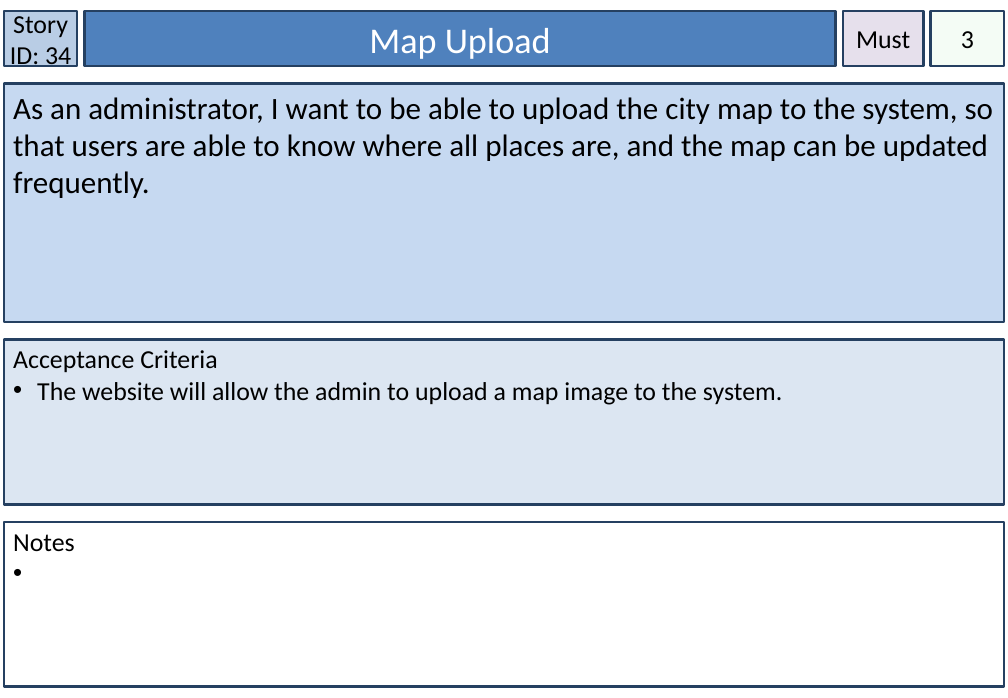
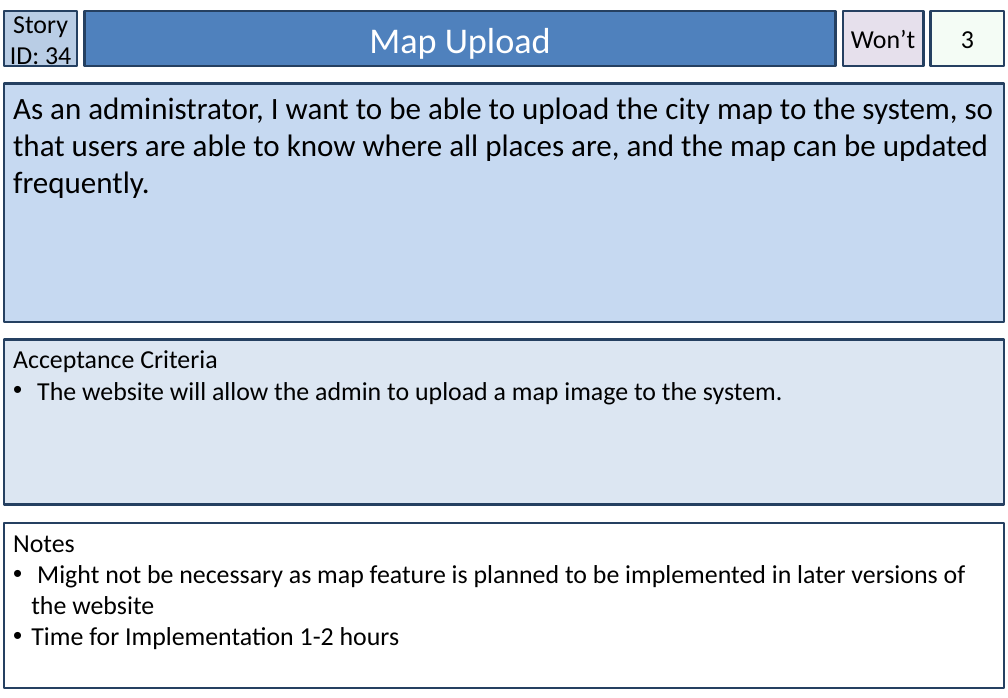
Before and after one commit to amckellar28/I-am-the-Scrub-Master, a slide deck: slide 35 of User Stories.pptx. Drawn at 1008x698 pixels with LibreOffice and Linux fonts; fonts in the diff are those of the drawing. Boxes give left, top, right and bottom in pixels: in the first picture for what was removed or moved away, otherwise in the second. Text is boxed around its words. In the diff, an @@ line names an element or a change of style, - is before the commit and + after.

```diff
--- a/User Stories.pptx
+++ b/User Stories.pptx
@@ text in rectangle at box(851, 30, 915, 48): text changed @@
-Must
+Won’t
@@ text in rectangle at box(31, 565, 966, 650): paragraphs added @@
+• Might not be necessary as map feature is planned to be implemented in later versions of the website
+• Time for Implementation 1-2 hours
```
Also in this commit, not shown: 30 other slides changed, 3 slides added.
